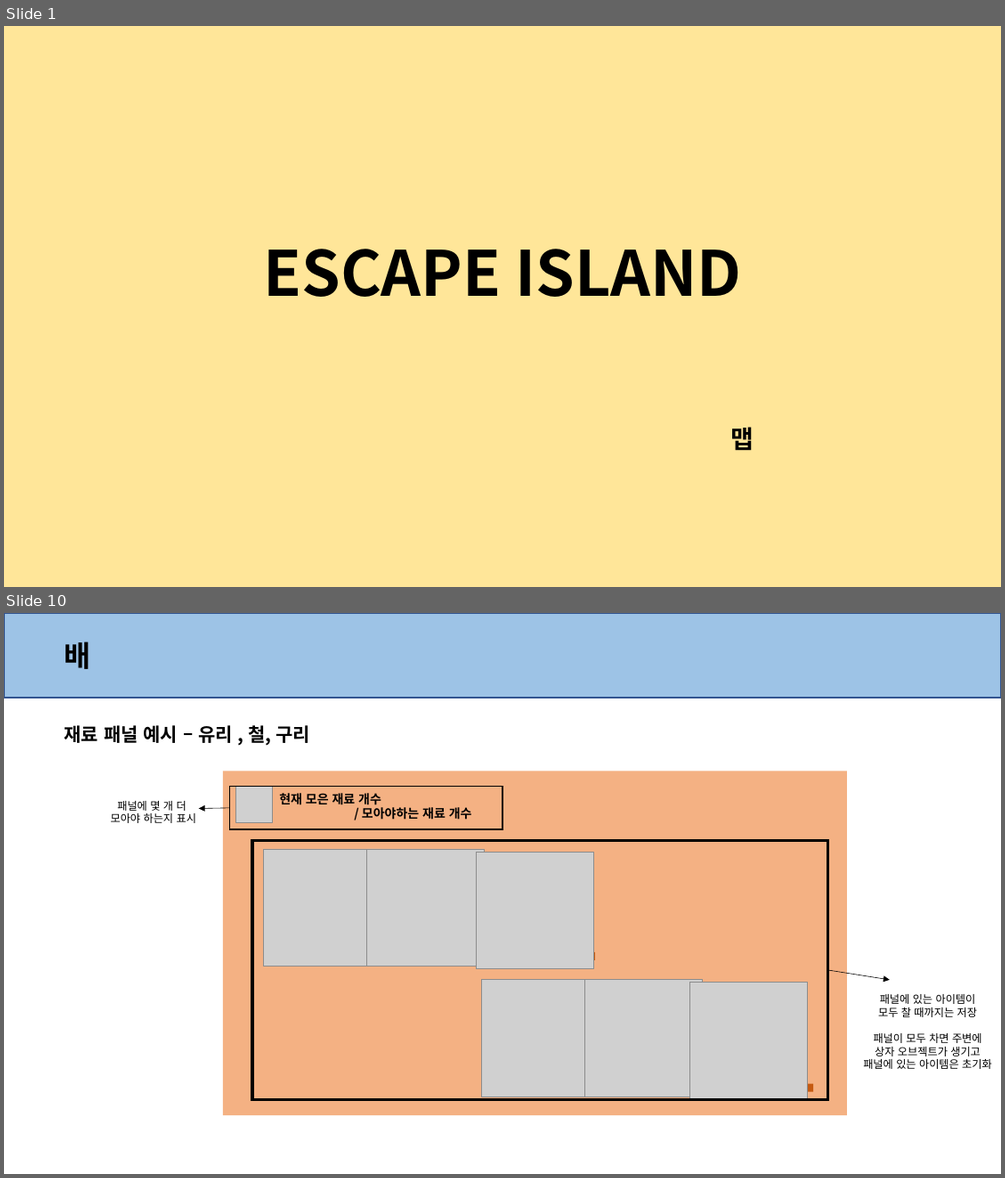
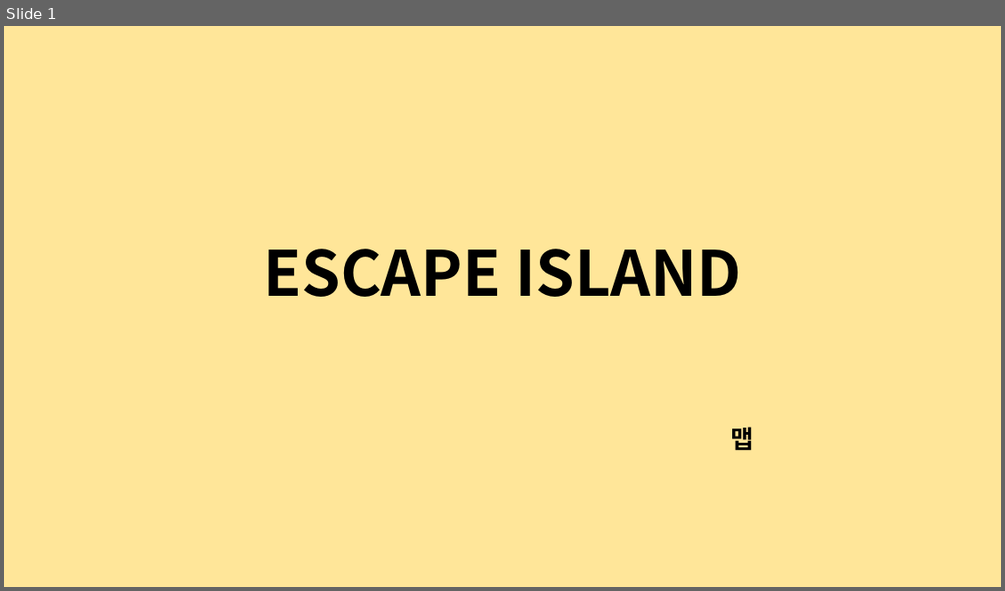
Before and after one commit to anglik0370/EscapeIsland, a slide deck: _Prototype/Document/Map/맵.pptx. Shown one above the other, each under a label of ours: slides 1 and 10 before the commit, slide 1 after it; the slides between them are not shown. The pictures are 1005x1178 and 1005x591 pixels, drawn with LibreOffice and Linux fonts; fonts in the diff are those of the drawing; grey boxes stand for pictures. Boxes give left, top, right and bottom in pixels: in the first picture for what was removed or moved away, otherwise in the second. Text is boxed around its words. In the diff, an @@ line names an element or a change of style, - is before the commit and + after.

```diff
--- a/_Prototype/Document/Map/맵.pptx
+++ b/_Prototype/Document/Map/맵.pptx
@@ slide 10 removed at (4,613,1001,1174), background #FFFFFF @@
@@ rectangle removed at (4,613,1001,696) @@
@@ rectangle removed at (4,613,1001,698) @@
@@ text removed at (65,641,91,669) @@
-배
@@ text removed at (65,725,310,745) @@
-재료 패널 예시 – 유리 , 철, 구리
@@ rectangle removed at (223,771,847,1116) @@
@@ rectangle removed at (230,787,502,830) @@
@@ picture removed at (235,787,272,822) @@
@@ text removed at (279,793,472,819) @@
-현재 모은 재료 개수
-/ 모아야하는 재료 개수
@@ text removed at (111,801,196,823) @@
-패널에 몇 개 더
-모아야 하는지 표시
@@ arrow removed from (230, 808) to (198, 808) @@
@@ rectangle removed at (252,840,828,1099) @@
@@ picture removed at (264,850,380,966) @@
@@ picture removed at (367,850,484,966) @@
@@ picture removed at (477,852,594,969) @@
@@ rectangle removed at (264,952,596,960) @@
@@ picture removed at (482,980,599,1097) @@
@@ picture removed at (585,980,703,1097) @@
@@ picture removed at (690,982,808,1100) @@
@@ arrow removed from (828, 970) to (890, 980) @@
@@ text removed at (863,994,992,1069) @@
-패널에 있는 아이템이
-모두 찰 때까지는 저장
-패널이 모두 차면 주변에
-상자 오브젝트가 생기고
-패널에 있는 아이템은 초기화
@@ rectangle removed at (482,1083,814,1092) @@
```
Also in this commit, not shown: 4 slides changed, 4 other slides removed, 9 other files.
